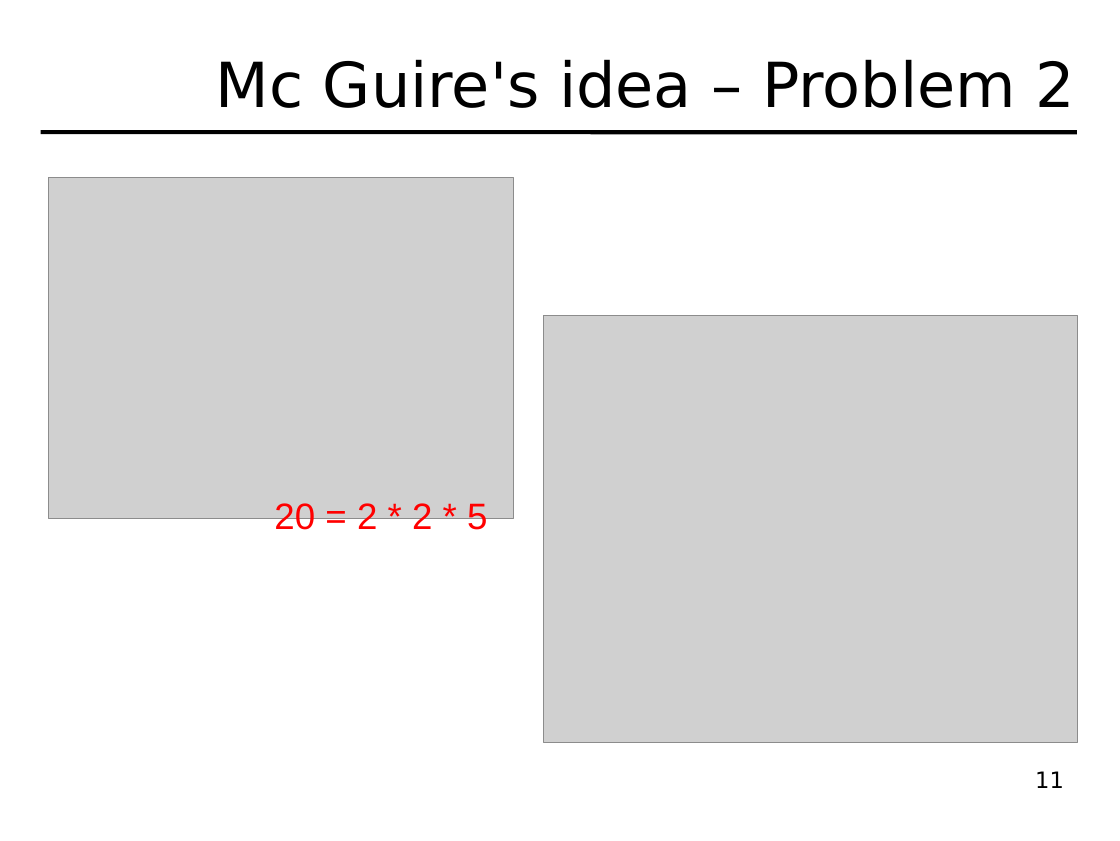
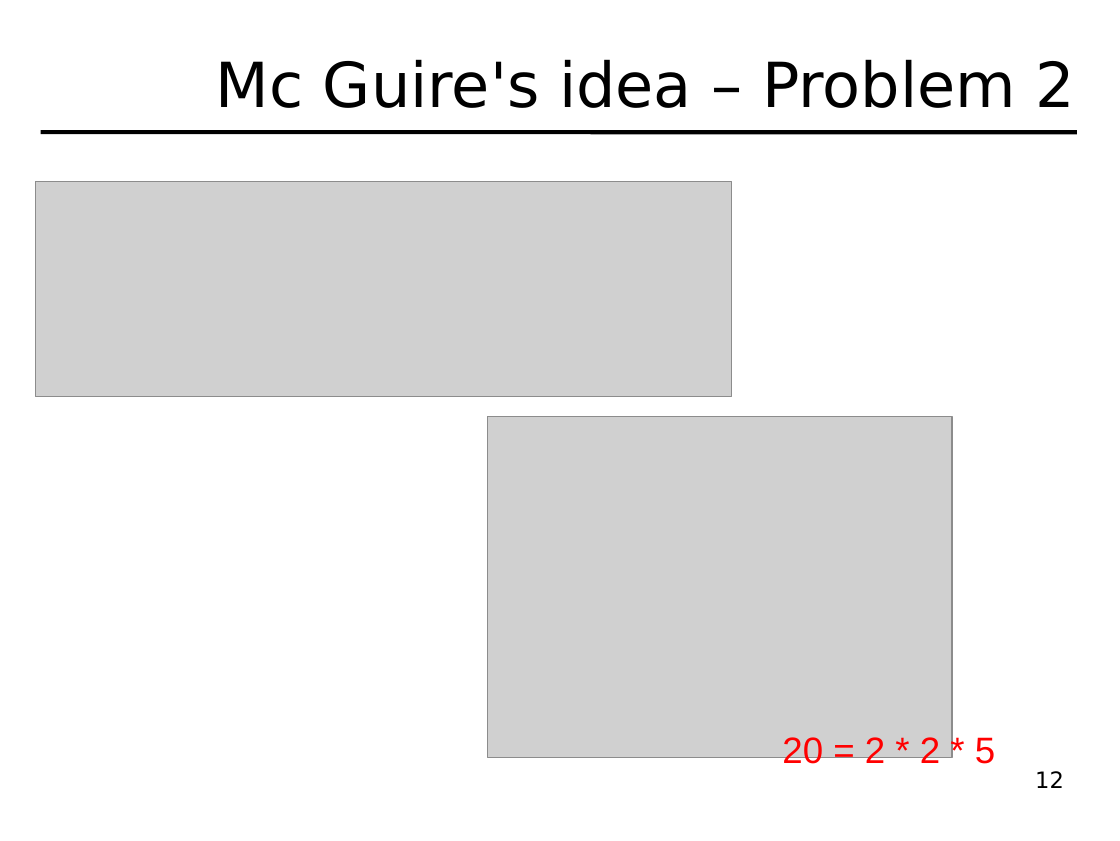
Before and after one commit to hydroo/minor-thesis-barriers, a slide deck: slide 12 of presentation/slides.odp (slide 11 before the commit). Drawn at 1120x841 pixels with LibreOffice and Linux fonts; fonts in the diff are those of the drawing; grey boxes stand for pictures. Boxes give left, top, right and bottom in pixels: in the first picture for what was removed or moved away, otherwise in the second. Text is boxed around its words. In the diff, an @@ line names an element or a change of style, - is before the commit and + after.

```diff
--- a/presentation/slides.odp
+++ b/presentation/slides.odp
@@ picture: place and size @@
-picture at [49, 177, 513, 518]
+picture at [36, 181, 732, 396]
@@ picture: place and size @@
-picture at [544, 315, 1077, 742]
+picture at [488, 417, 952, 758]
@@ text "20 = 2 * 2 ...": place and size @@
-text "20 = 2 * 2 ..." at [274, 501, 487, 537]
+text "20 = 2 * 2 ..." at [782, 737, 995, 770]
@@ page number at [1035, 771, 1064, 788]: text changed @@
-11
+12
```
Also in this commit, not shown: 2 other slides changed, 1 slide added, 1 other file.
